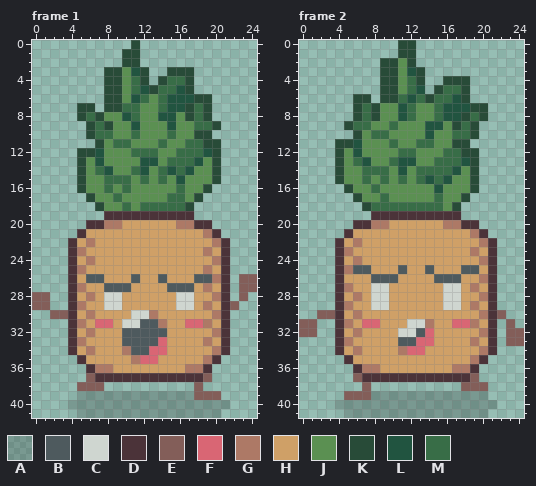
Two states of a pixel-art file, raw assets/characters/angry pineapple 0/angry pineapple 0.ase. That is the earlier state.
25x42 pixels, 2 frames. Shown: frame 1, frame 2.
Palette (. is transparent): A #00000032  B #4e5a5e  C #cfd6d0  D #4b3339  E #835e59  F #d96674  G #ad7966  H #cfa067  J #5b9052  K #284b38  L #215440  M #386d47
Now the later version:
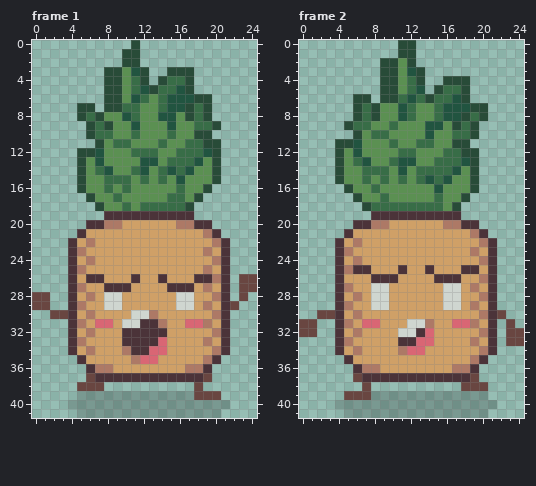
Changes in this commit:
Colour E changes from #835e59 to #694641.
Frame 1:
Colour B gives way to colour D in row 26 at x 6 to 7, 11, 14 and 18 to 19; in row 27 at x 8 to 10 and 15 to 17; in row 31 at x 12 to 13; in row 32 at x 10 to 14; in row 33 at x 10 to 13; in row 34 at x 11 to 12.
Frame 2:
Colour B gives way to colour D in row 25 at x 6 to 7, 11, 14 and 18 to 19; in row 26 at x 8 to 10 and 15 to 17; in row 32 at x 13; in row 33 at x 11 to 12.
